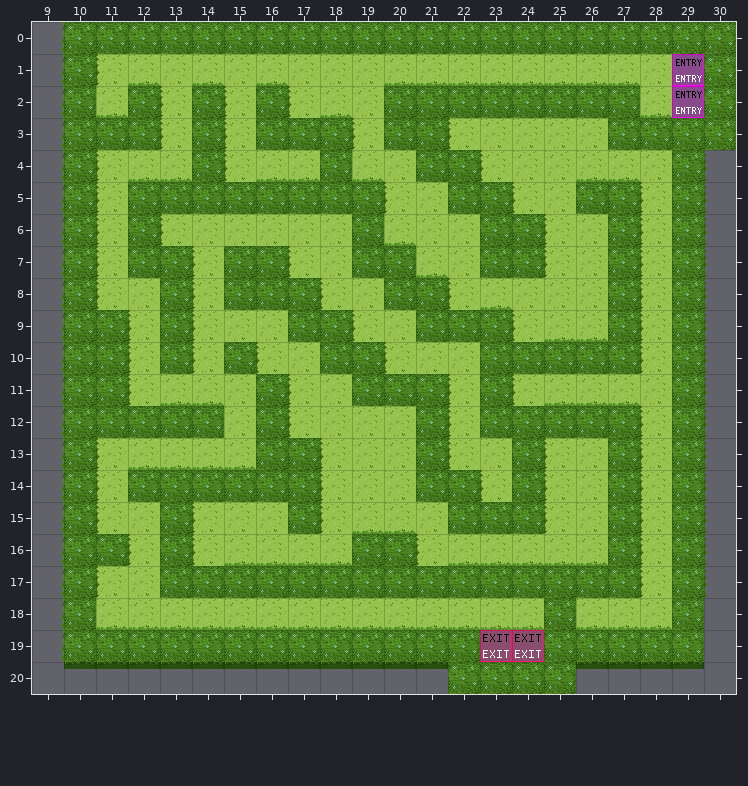
Tiled map (JSON), stored at audience_response_wa/labyrinth1.tmj. The picture above was drawn from the file before the commit.
Cells are 32x32 px. Shown: x 9..30, y 0..20.
Once edited:
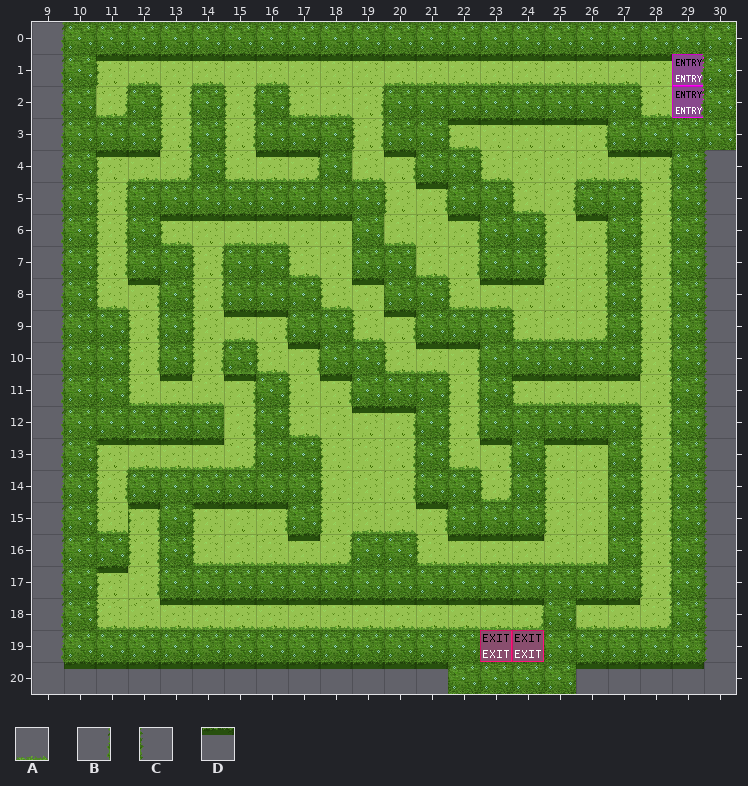
Key: from "WA_Exterior": A 435, B 459, C 461, D 485.
_ is an empty cell.
Tiles of an added or newly shown layer are drawn over the layers below it.
Edits made:
Changed rows in their new state; . is an unchanged cell.
Layer "walls/randlinks" (added):
first column x 11:
 1 ..................B
 2 B.B.B...B.........B
 3 ..B.B...BB.....B...
 4 ..B...B..B.......B.
 5 B.........B...B..B.
 6 B..........B...B.B.
 7 B..B.......B...B.B.
 8 .B.B...........B.B.
 9 .B...B...BB....B.B.
10 .B.B..B....B.....B.
11 ....B..B...B.....B.
12 ....B....B.B.....B.
13 ....B....B..B....B.
14 B........B..B....B.
15 .B...B....B......B.
16 .B.....B.........B.
17 .B...............B.
18 .............B...B.
Layer "walls/randunten" (added):
first column x 11:
 1 DDDDDDDDDDDDDDDDDD
 3 ...........DDDDD..
 4 DD...DD..D......DD
 5 ..........D.......
 6 ..DDDDDD...D...D..
 8 .D......D...DD....
 9 ....DD...D........
10 ......D...DD......
11 ..D.D..D.....DDDD.
12 ........DD........
13 DDDD........D.DD..
15 .D.DDD....D.......
16 ......D....DDD....
17 D.................
18 ..DDDDDDDDDDDD.DD.
Layer "walls/randrechts" (added):
first column x 13:
 2 C..............C
 3 C...............
first column x 11:
13 C...................
14 C.................C.
15 CC.C..............C.
16 .C.C..............C.
17 C...................
18 C..................C
19 ...................C
Layer "walls/randoben" (added):
first column x 11:
 1 .A.A.....AAAAAAAA.
 2 A.....A..........A
 3 ...........A......
 4 ....AAA.....A...A.
 5 .............A....
 6 ..A.AA............
 7 ......A...........
 8 A......A...AA.....
 9 ....A...A....A....
10 ....AA...AA.......
11 .A...........AA...
12 .A....A...........
13 .AAAA......A......
14 ............A.....
15 A.................
16 ...A..AA..AAAA....
18 A.AAAAAAAAAA...AAA
